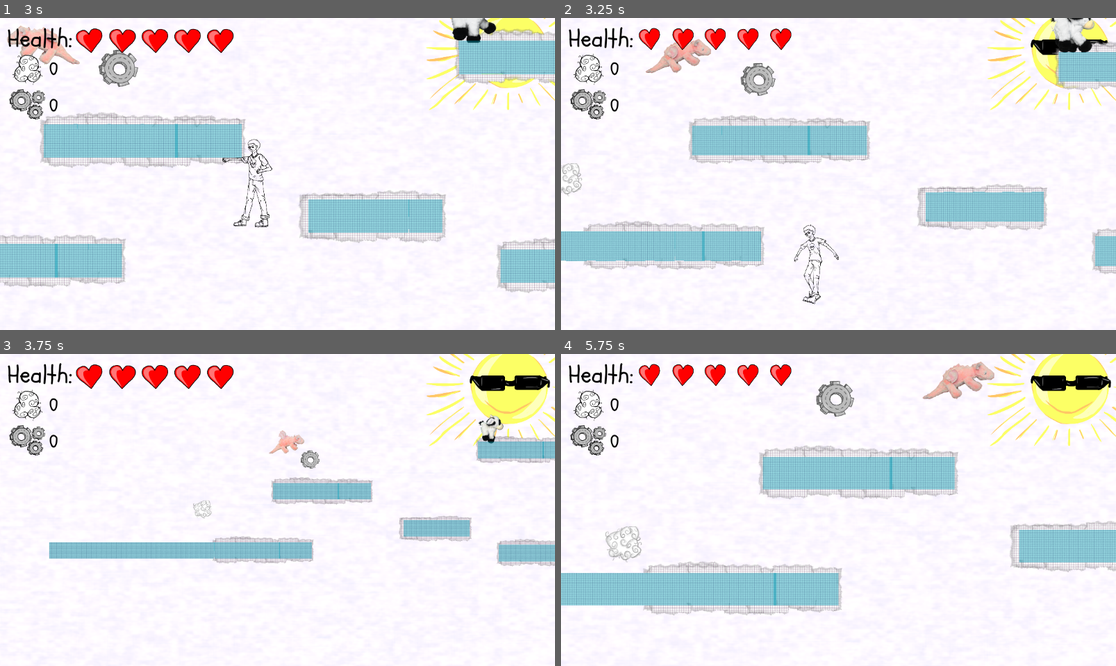
Above: before the commit, frames 1-4 (two rows, left to right).
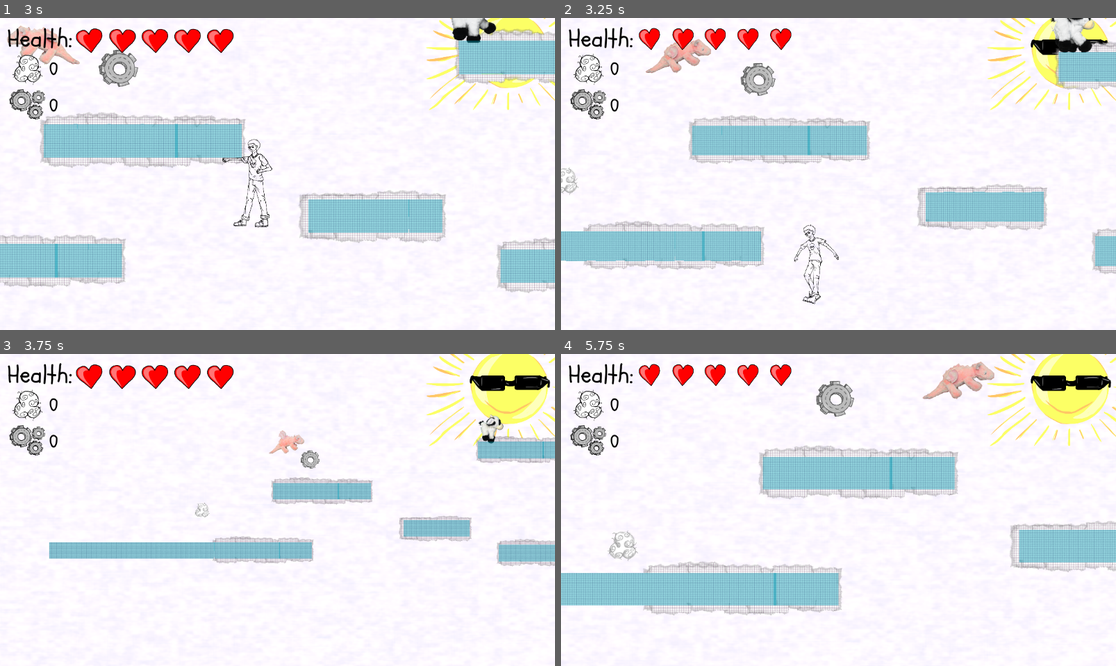
Above: after the commit, the same moments.

Repository: asger-finding/ddu-syds-droemmerejse
Game: Godot game, scene res://Root.tscn
Two runs of this game, one before a commit and one after it. Both use one fixed random seed, a clock stepped at 60 frames per second and the inputs below.
Inputs:
- Up to frame 1 (3 s): tap Enter (ui_accept) at 0.5, 0.77, 1.52 s; hold Up (ui_up) 0.53-2.03 s; tap X (Punch) every 0.75 s from 0.6 to 2.85 s; hold Left (ui_left) from 2.03 s (still down)
- Up to frame 2 (3.25 s): keep holding Left (ui_left); tap Enter (ui_accept) at 3.02 s
- Up to frame 3 (3.75 s): release Left (ui_left) at 3.53 s; hold Down (ui_down) from 3.53 s (still down); tap X (Punch) at 3.6 s
- Up to frame 4 (5.75 s): tap Enter (ui_accept) at 3.77, 4.52 s; release Down (ui_down) at 4.28 s; hold Right (ui_right) 4.28-5.03 s; tap X (Punch) at 4.35, 5.1 s; hold Up (ui_up) from 5.03 s (still down)

Frame 1 is identical in both runs. In frame 2, 0.2% of the frame differs, in the area x 0-4%, y 46-58%; in frame 3, less than 0.1%; in frame 4, 0.3%, in the area x 8-15%, y 55-67%.

Commit message:
feat: add enemy drops fix: actually load texture frame in Filling

Diff:
--- a/game/Scripts/Enemy.gd
+++ b/game/Scripts/Enemy.gd
@@ -90,8 +90,26 @@
 		player.floor_stop_on_slope = original_floor_stop
 		player.floor_snap_length = original_floor_snap
 
+func spawn_drops() -> void:
+	var filling_scene = preload("res://Scenes/CollectibleFilling.tscn")
+
+	for i in range(5):
+		var filling = filling_scene.instantiate()
+		filling.filling_frame = randi() % 6
+
+		var spawn_offset = Vector2(randf_range(-10, 10), randf_range(-5, 5))
+		filling.global_position = global_position + spawn_offset
+
+		var random_angle = randf_range(-70, 70)
+		var random_speed = randf_range(500, 2000)
+
+		var velocity_direction = Vector2.UP.rotated(deg_to_rad(random_angle))
+		filling.initial_velocity = velocity_direction * random_speed
+
+		get_parent().add_child(filling)
+
 func kill() -> void:
-	# TODO: Add fluffing drops
+	spawn_drops()
 	queue_free()
 
 func _on_area_2d_body_entered(body: Node2D) -> void:
--- a/game/Scripts/Filling.gd
+++ b/game/Scripts/Filling.gd
@@ -25,6 +25,8 @@
 func _ready() -> void:
 	var path := "res://Assets/Collectibles/filling_%s.png" % filling_frame
 	assert(ResourceLoader.exists(path), "Filling texture frame not found: " + path)
+
+	texture = load(path)
 
 	velocity = initial_velocity
 
